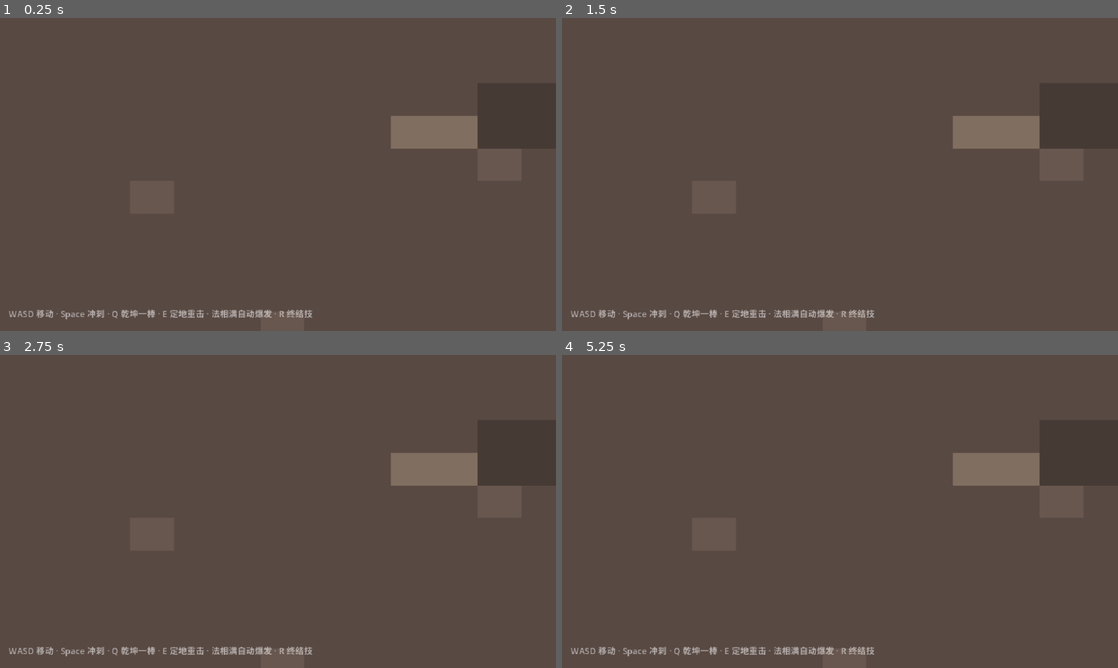
Above: before the commit, frames 1-4 (two rows, left to right).
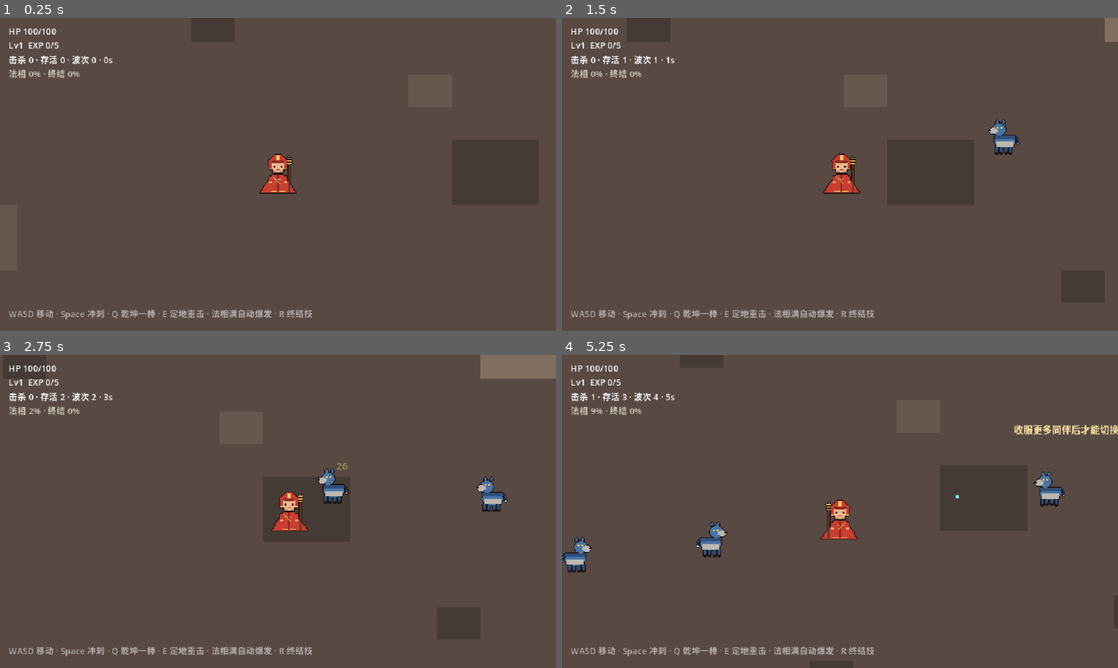
Above: after the commit, the same moments.

Repository: shuai-heng/wukong-81-godot
Game: Godot game, scene res://scenes/main.tscn
Same seed, same stepped clock (60 frames per second), same inputs: the game is played once before the commit and once after it.
Inputs (mouse positions are in pixels of both pictures, inside the frame that each line leads up to):
- Up to frame 1 (0.25 s): no input
- Up to frame 2 (1.5 s): tap Enter at 0.5 s; move the mouse to (962, 158) at 0.52 s; hold D (move_right) 0.53-1.25 s; tap Space (dash) at 0.6 s; click (962, 158) at 0.67 s; tap F (tame) at 0.8 s; drag from (728, 190) to (812, 237) at 1.27 s
- Up to frame 3 (2.75 s): move the mouse to (333, 442) at 2.02 s; hold D (move_right) from 2.03 s (still down); tap B (trials) at 2.1 s; tap R (ult) at 2.3 s
- Up to frame 4 (5.25 s): release D (move_right) at 2.75 s; drag from (812, 574) to (673, 464) at 2.77 s; move the mouse to (1006, 558) at 3.52 s; hold A (move_left) 3.53-4.25 s; tap Space (dash) at 3.6 s; tap F (tame) at 3.8 s; drag from (673, 464) to (756, 433) at 4.27 s; move the mouse to (867, 511) at 5.02 s; hold S (move_down) from 5.03 s (still down); tap T (swap) at 5.1 s; click (867, 511) at 5.17 s

The runs differ from the first frame. In frame 1, 3.6% of the frame differs, in the area x 1-94%, y 3-57%; in frame 2, 3.0%; in frame 3, 4.5%, in the area x 1-100%, y 0-57%; in frame 4, 4.4%.
Error before the commit: Parse Error: Expected indented block after "if" block. (res://scripts/player.gd:216)

Commit message:
修复: 玩家脚本解析失败根因闭环+冒烟退出保底——日志洪水事故收尾
- player.gd: 修复自动驾驶G分支缩进损坏(解析失败元凶)、补声明dragon_left、化龙结束/英雄切换恢复视觉、唐僧G改判 is_queued_for_deletion+实际血量(消除 dying 报错)
- main.gd: 玩家改预加载脚本实例化(脚本编译失败不再带空CharacterBody2D继续跑)、headless跳过截图、_finish_smoke写JSON前空值保底(evidence/缺失时进程必退出)
- 验证: E盘隔离副本完整冒烟 exit0/400游戏秒/12章victory/31540击杀/零ERROR零SCRIPT ERROR/单局日志4.7KB(事故时单日志6GB+)
- 证据: evidence/20260908-log-flood-repair.md + 20260908-verify-*.{log,json}

Diff:
--- /dev/null
+++ b/evidence/20260908-verify-smoke-result.json
@@ -0,0 +1,185 @@
+{
+  "allies": 12,
+  "atk_count": 428,
+  "boss_spawned": true,
+  "boss_tamed": true,
+  "cards_owned": {
+    "cdr": 2,
+    "comboForm": 4,
+    "dashDmg": 3,
+    "formDuration": 3,
+    "killForm": 2,
+    "t_nova": 3,
+    "t_reflect": 3,
+    "t_ring": 2,
+    "ultGain": 3
+  },
+  "chapter": "tongtian",
+  "chapter_now": "tongtian",
+  "chapters_cleared": 12,
+  "deaths": 7,
+  "draft_log": [
+    [
+      "hero",
+      "mutation",
+      "survival"
+    ],
+    [
+      "hero",
+      "mutation",
+      "element"
+    ],
+    [
+      "hero",
+      "mutation",
+      "survival"
+    ],
+    [
+      "mutation",
+      "hero",
+      "generic"
+    ],
+    [
+      "mutation",
+      "hero",
+      "generic"
+    ],
+    [
+      "hero",
+      "mutation",
+      "element"
+    ],
+    [
+      "mutation",
+      "hero",
+      "survival"
+    ],
+    [
+      "hero",
+      "mutation",
+      "survival"
+    ],
+    [
+      "hero",
+      "mutation",
+      "generic"
+    ],
+    [
+      "hero",
+      "mutation",
+      "element"
+    ],
+    [
+      "hero",
+      "mutation",
+      "element"
+    ],
+    [
+      "mutation",
+      "mobility",
+      "generic"
+    ],
+    [
+      "mutation",
+      "mobility",
+      "element"
+    ],
+    [
+      "mutation",
+      "generic",
+      "mobility"
+    ],
+    [
+      "mutation",
+      "mobility",
+      "survival"
+    ],
+    [
+      "mutation",
+      "mobility",
+      "generic"
+    ],
+    [
+      "mutation",
+      "mobility",
+      "generic"
+    ],
+    [
+      "mutation",
+      "survival",
+      "mutation"
+    ],
+    [
+      "mutation",
+      "survival",
+      "generic"
+    ],
+    [
+      "mutation",
+      "mobility",
+      "survival"
+    ],
+    [
+      "mutation",
+      "survival",
+      "generic"
+    ],
+    [
+      "mutation",
+      "element",
+      "generic"
+    ],
+    [
+      "mutation",
+      "survival",
+      "survival"
+    ],
+    [
+      "mutation",
+      "generic",
+      "mutation"
+    ],
+    [
+      "mutation",
+      "survival",
+      "generic"
+    ]
+  ],
+  "e_count": 91,
+  "elapsed_s": 400.0,
+  "floaters_spawned": 1,
+  "form_count": 27,
+  "g_count": 16,
+  "hero": "tang",
+  "hitstop_total_s": 14.0,
+  "kills": 31540,
+  "level": 26,
+  "pass": true,
+  "q_count": 170,
+  "save_check": {
+    "mismatch": [],
+    "ok": true
+  },
+  "screenshot": "unavailable(headless)",
+  "structure_check": {
+    "detail": "",
+    "fails": 0,
+    "trials": 200
+  },
+  "switches": 12,
+  "trial_done": {
+    "baguaFurnace": true
+  },
+  "ult_count": 25,
+  "unlocked": [
+    "tang",
+    "wukong",
+    "whiteDragon",
+    "bajie",
+    "shaWujing",
+    "nezha",
+    "erlang"
+  ],
+  "victory": true,
+  "wave": 1106
+}
--- a/scripts/main.gd
+++ b/scripts/main.gd
@@ -1,6 +1,7 @@
 extends Node2D
 ## 大圣火线 Godot 版 · 主场景：世界/刷怪/三选一/经验珠/HUD/冒烟自检
 
+const PlayerScript := preload("res://scripts/player.gd")
 const EnemyScript := preload("res://scripts/enemy.gd")
 const BossScript := preload("res://scripts/boss.gd")
 const SfxLib := preload("res://scripts/sfx.gd")
@@ -138,8 +139,7 @@
 	add_child(mount)
 
 func _build_player() -> void:
-	player = CharacterBody2D.new()
-	player.set_script(load("res://scripts/player.gd"))
+	player = PlayerScript.new()
 	player.position = Vector2(800, 640)
 	add_child(player)
 	player.main = self
@@ -662,12 +662,12 @@
 func _finish_smoke(passed: bool) -> void:
 	print("[V1] finish_smoke enter, passed=" + str(passed))
 	Engine.time_scale = 1.0
-	var shot := "saved"
-	var img := get_viewport().get_texture().get_image()
-	if img:
-		img.save_png("res://evidence/smoke.png")
-	else:
-		shot = "unavailable(headless)"
+	var shot := "unavailable(headless)"
+	if DisplayServer.get_name() != "headless":
+		var img := get_viewport().get_texture().get_image()
+		if img:
+			img.save_png("res://evidence/smoke.png")
+			shot = "saved"
 	var result := {
 		"pass": passed, "kills": player.kills, "atk_count": player.atk_count,
 		"q_count": player.q_count, "e_count": player.e_count, "g_count": player.g_count,
@@ -685,7 +685,11 @@
 	}
 	print("[V1] finish_smoke writing json")
 	var f := FileAccess.open("res://evidence/smoke-result.json", FileAccess.WRITE)
-	f.store_string(JSON.stringify(result, "  "))
-	f.close()
+	if f:
+		f.store_string(JSON.stringify(result, "  "))
+		f.close()
+	else:
+		# evidence/ 目录缺失时不得阻断退出——否则冒烟进程会以 6 倍速无限运行
+		print("[V1] WARN: cannot write smoke-result.json (res://evidence/ missing)")
 	print("SMOKE_RESULT ", JSON.stringify(result))
 	get_tree().quit(0 if passed else 1)
--- a/scripts/player.gd
+++ b/scripts/player.gd
@@ -52,6 +52,7 @@
 
 var g_count := 0
 var g_cd_left := 0.0
+var dragon_left := 0.0
 var e_cd_left := 0.0
 var ult_cd_left := 0.0
 var form_charge := 0.0             # 0-100 → 法相
@@ -132,6 +133,9 @@
 	if hero == h:
 		return
 	hero = h
+	dragon_left = 0.0
+	sprite.modulate = Color.WHITE
+	sprite.scale = Vector2(1.16, 1.16) if in_form() else Vector2.ONE
 	switch_count += 1
 	rage = 0.0
 	tone = HERO_TONE[h]
@@ -181,10 +185,13 @@
 			main.try_switch_hero()
 
 	dragon_left = maxf(0.0, dragon_left - delta)
-	dragon_cd_left = maxf(0.0, dragon_cd_left - delta)
+	g_cd_left = maxf(0.0, g_cd_left - delta)
 	if dragon_left > 0.0:
 		sprite.modulate = Color(0.62, 0.88, 1.0)
 		sprite.scale = Vector2(1.22, 1.22)
+	else:
+		sprite.modulate = Color.WHITE
+		sprite.scale = Vector2(1.16, 1.16) if in_form() else Vector2.ONE
 	if dash_left > 0.0:
 		dash_left -= delta
 		velocity = dash_dir * DASH_SPEED
@@ -213,9 +220,7 @@
 			_do_dash(dir)
 		if q_cd_left <= 0.0 and global_position.distance_to(target.global_position) < 195.0 * 0.9:
 			_cast_q()
-		if hero == "tang" and g_cd_left <= 0.0 and ai_skill_cd <= 0.0:
-		if hero == "whiteDragon" and g_cd_left <= 0.0 and ai_skill_cd <= 0.0:
-			_cast_g()
+		if hero in ["tang", "whiteDragon"] and g_cd_left <= 0.0 and ai_skill_cd <= 0.0:
 			_cast_g()
 		if e_cd_left <= 0.0 and ai_skill_cd <= 0.0:
 			var near := 0
@@ -477,13 +482,22 @@
 # ---- 唐僧：Q 净化梵环 / E 锦襕袈裟护体 ----
 
 func _cast_g() -> void:
+	if g_cd_left > 0.0:
+		return
+	if hero == "whiteDragon":
+		if dragon_left > 0.0:
+			return
+		g_cd_left = 30.0
+		g_count += 1
+		dragon_left = 10.0
+		return
 	if hero != "tang":
 		return
 	g_cd_left = 25.0
 	g_count += 1
 	var dmg := 30.0 + 6.0 * lvl("t_nova")
 	for e in get_tree().get_nodes_in_group("enemies"):
-		if not e.dying:
+		if not e.is_queued_for_deletion() and e.hp > 0.0:
 			e.take_hit(dmg, (e.global_position - global_position).normalized() * 40.0)
 
 
Not shown, added: evidence/20260908-log-flood-repair.md
Not shown, added: evidence/20260908-verify-smoke-run.log
